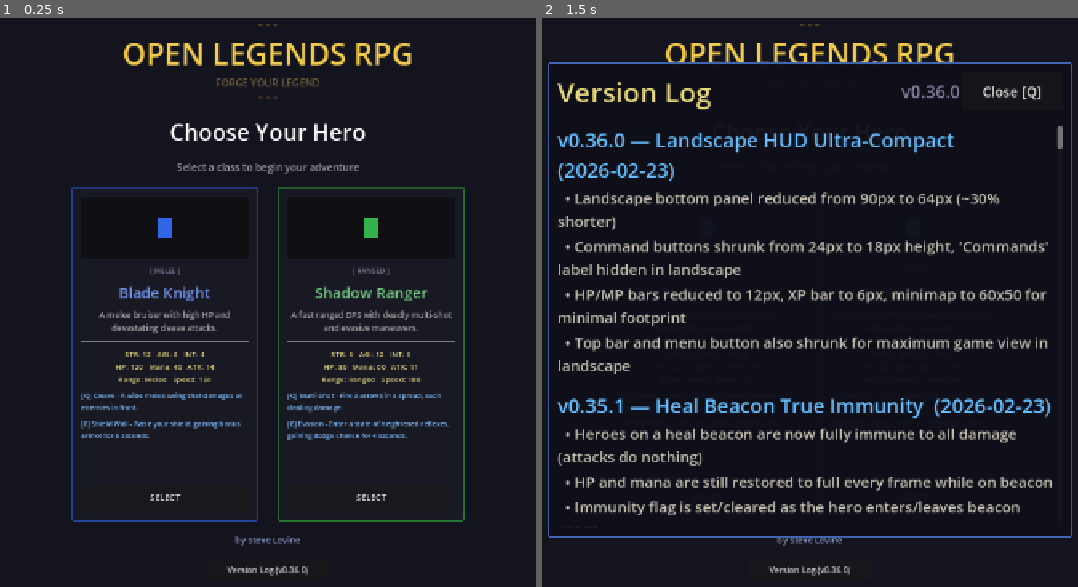
Above: before the commit, frames 1-2 (left to right).
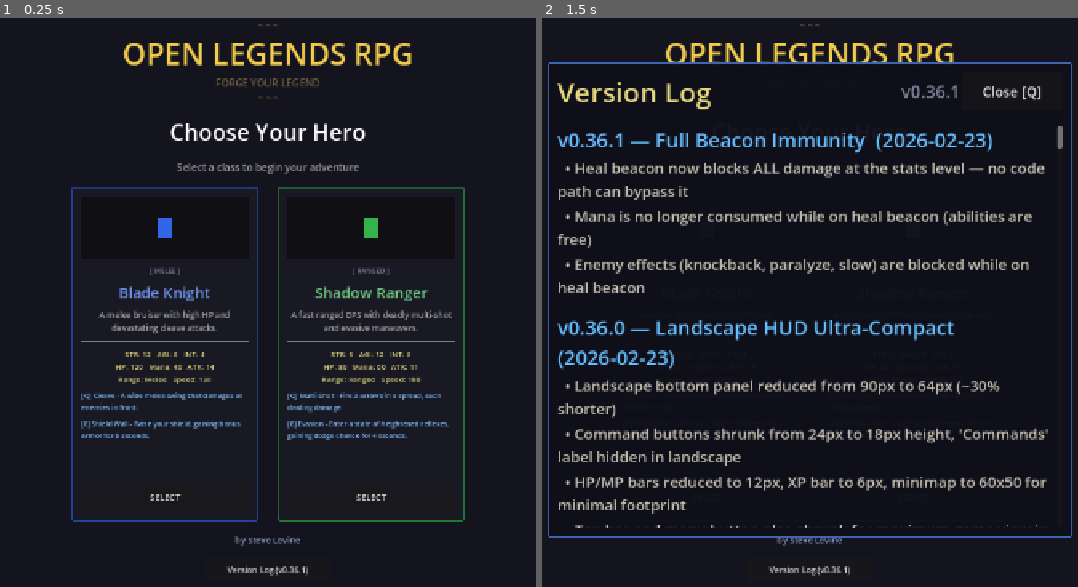
Above: after the commit, the same moments.

Repository: slxny/legends-open-rpg
Game: Godot game, scene res://scenes/main.tscn
Same seed, same stepped clock (60 frames per second), same inputs: the game is played once before the commit and once after it.
Inputs:
- Up to frame 1 (0.25 s): no input
- Up to frame 2 (1.5 s): click "Version Log (v0.36.0)" (after the commit: "Version Log (v0.36.1)") at 0.5 s; click "SELECT" at 1.25 s

The runs differ from the first frame. In frame 1, less than 0.1% of the frame differs, in the area x 56-58%, y 96-98%; in frame 2, 16%, in the area x 2-96%, y 11-98%.

Commit message:
Fix beacon immunity: block damage at stats level, free mana, block effects
Previous fix only checked immunity in player.take_damage() which could
be bypassed. Now immunity is enforced at:
- stats_component.take_damage() — blocks ALL damage regardless of caller
- stats_component.use_mana() — abilities are free on beacon
- player.apply_effect() — blocks paralyze/slow
- player.apply_knockback_effect() — blocks knockback

https://claude.ai/code/session_019nVuVtJKbnkwMcUxx3Kw8F

Diff:
--- a/scenes/player/player.gd
+++ b/scenes/player/player.gd
@@ -816,6 +816,8 @@
 			_clear_effect_vfx()
 
 func apply_effect(effect_type: String, duration: float, value: float = 0.0) -> void:
+	if is_on_heal_beacon:
+		return  # Immune to all effects while on heal beacon
 	match effect_type:
 		"knockback":
 			var dir = value  # Reuse value slot... actually we need direction
@@ -831,6 +833,8 @@
 			_spawn_effect_vfx(Color(0.2, 0.5, 1.0, 0.5), duration, "SLOWED!")
 
 func apply_knockback_effect(dir: Vector2, force: float) -> void:
+	if is_on_heal_beacon:
+		return  # Immune to knockback while on heal beacon
 	# Strong knockback from enemy effect proc
 	velocity = dir * force
 	_spawn_effect_label("KNOCKBACK!", Color(1.0, 0.6, 0.1))
--- a/scenes/ui/changelog_dialog.gd
+++ b/scenes/ui/changelog_dialog.gd
@@ -9,9 +9,19 @@
 var _is_visible: bool = false
 var _is_mobile: bool = false
 
-const GAME_VERSION := "v0.36.0"
+const GAME_VERSION := "v0.36.1"
 
 const CHANGELOG: Array[Dictionary] = [
+	{
+		"version": "v0.36.1",
+		"title": "Full Beacon Immunity",
+		"date": "2026-02-23",
+		"entries": [
+			"Heal beacon now blocks ALL damage at the stats level — no code path can bypass it",
+			"Mana is no longer consumed while on heal beacon (abilities are free)",
+			"Enemy effects (knockback, paralyze, slow) are blocked while on heal beacon",
+		]
+	},
 	{
 		"version": "v0.36.0",
 		"title": "Landscape HUD Ultra-Compact",
--- a/scripts/components/stats_component.gd
+++ b/scripts/components/stats_component.gd
@@ -106,6 +106,9 @@
 	}
 
 func take_damage(amount: int) -> void:
+	# Beacon immunity — owner on heal beacon blocks all damage
+	if owner and owner.get("is_on_heal_beacon"):
+		return
 	# Check dodge
 	if temp_dodge > 0.0 and randf() < temp_dodge:
 		# Dodged!
@@ -123,6 +126,9 @@
 	return true
 
 func use_mana(amount: int) -> bool:
+	# Beacon immunity — free mana while on heal beacon
+	if owner and owner.get("is_on_heal_beacon"):
+		return true  # Allow ability but don't spend mana
 	if current_mana >= amount:
 		current_mana -= amount
 		mana_changed.emit(current_mana, get_total_max_mana())
